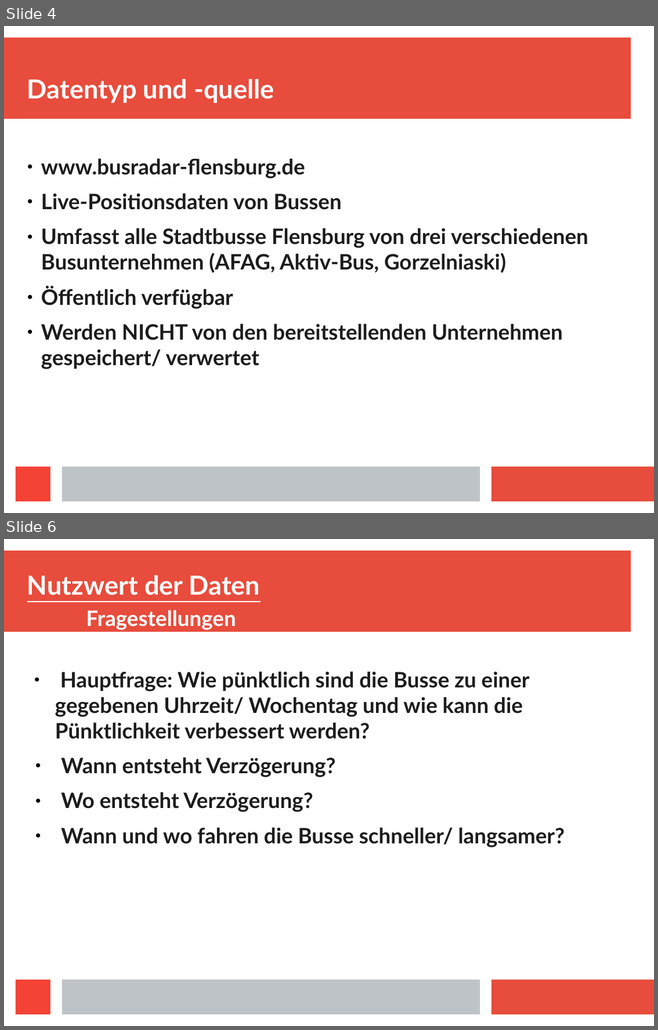
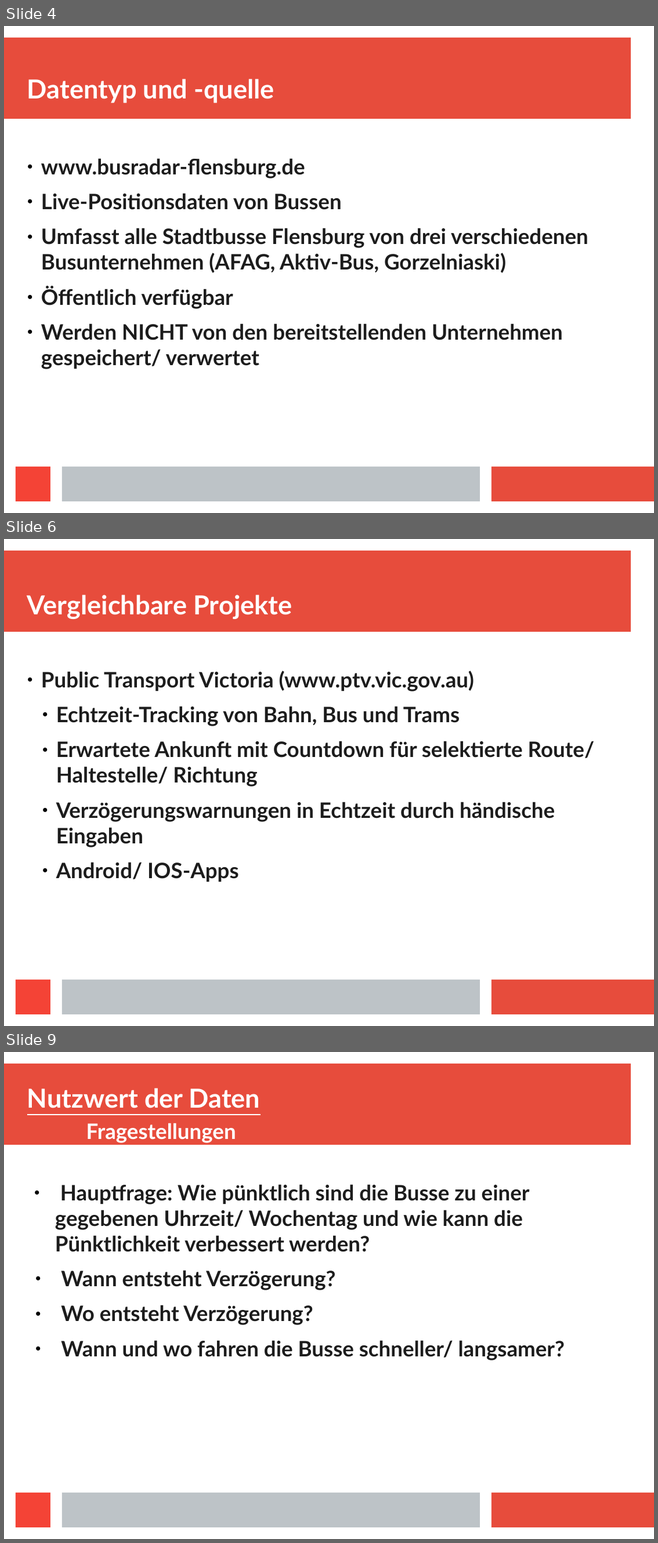
Before and after one commit to Centro1993/Busradar-Visualization, a slide deck: Presentation/Busradar-Mining.odp. Shown one above the other, each under a label of ours: slides 4 and 6 before the commit, slides 4, 6 and 9 after it; the slides between them are not shown. The pictures are 658x1030 and 658x1543 pixels, drawn with LibreOffice and Linux fonts; fonts in the diff are those of the drawing. Boxes give left, top, right and bottom in pixels: in the first picture for what was removed or moved away, otherwise in the second. Text is boxed around its words. In the diff, an @@ line names an element or a change of style, - is before the commit and + after.

```diff
--- a/Presentation/Busradar-Mining.odp
+++ b/Presentation/Busradar-Mining.odp
@@ slide 6 added at (x1=4, y1=539, x2=654, y2=1026), background #FFFFFF; not listed: 4 template elements that a slide beside it also shows @@
@@ title added at (x1=27, y1=595, x2=292, y2=619), 32 pt, text #FFFFFF, bold @@
+Vergleichbare Projekte
@@ text added at (x1=41, y1=671, x2=594, y2=882), 26 pt, text #1C1C1C, bold @@
+● Public Transport Victoria (www.ptv.vic.gov.au)
+● Echtzeit-Tracking von Bahn, Bus und Trams
+● Erwartete Ankunft mit Countdown für selektierte Route/ Haltestelle/ Richtung
+● Verzögerungswarnungen in Echtzeit durch händische Eingaben
+● Android/ IOS-Apps
@@ what was slide 6 is now slide 9 @@
```
Also in this commit, not shown: 3 slides changed, 7 other slides added, 1 other file.
